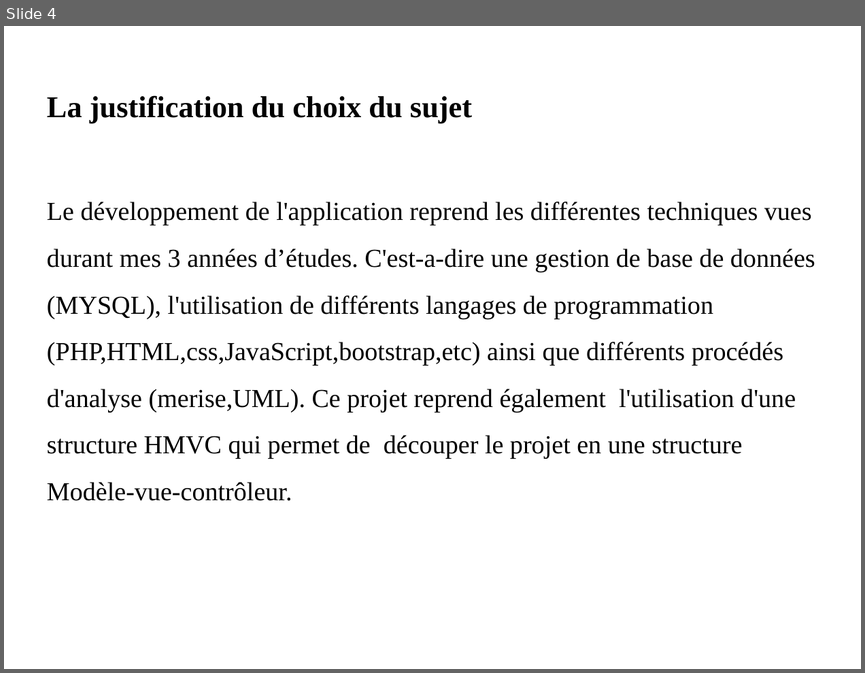
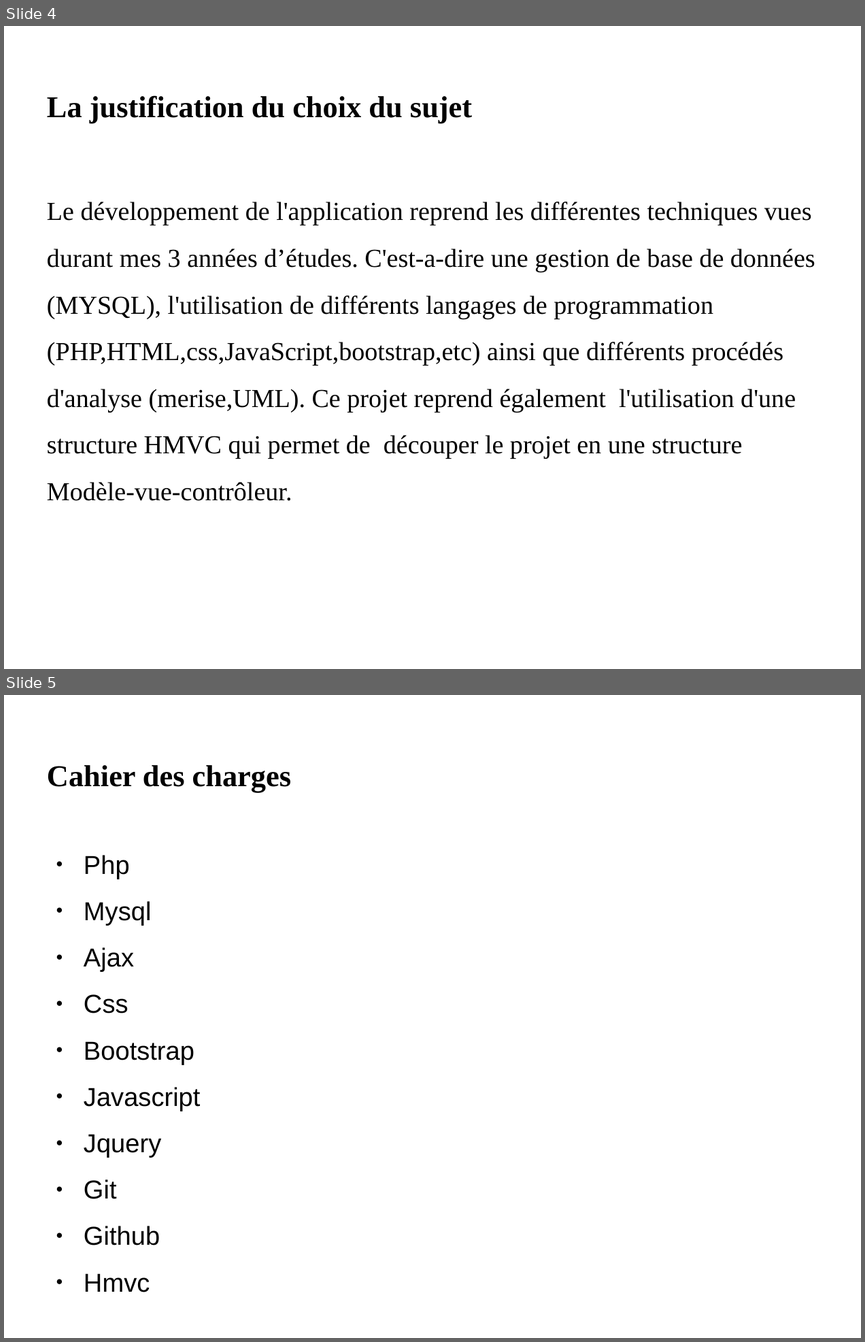
Before and after one commit to Beyensc/Dogs, a slide deck: Docs/tfe.odp. Shown one above the other, each under a label of ours: slide 4 before the commit, slides 4 and 5 after it. The pictures are 865x673 and 865x1342 pixels, drawn with LibreOffice and Linux fonts; fonts in the diff are those of the drawing; background and template pictures are left out. Boxes give left, top, right and bottom in pixels: in the first picture for what was removed or moved away, otherwise in the second. Text is boxed around its words. In the diff, an @@ line names an element or a change of style, - is before the commit and + after.

```diff
--- a/Docs/tfe.odp
+++ b/Docs/tfe.odp
@@ slide 5 added at box(4, 695, 861, 1338), background picture (left out) @@
@@ title added at box(47, 765, 291, 792), 28 pt, text #000000, bold @@
+Cahier des charges
@@ text added at box(84, 855, 201, 1292), 24.1 pt, text #000000 @@
+● Php
+● Mysql
+● Ajax
+● Css
+● Bootstrap
+● Javascript
+● Jquery
+● Git
+● Github
+● Hmvc
```
Also in this commit, not shown: 8 other slides added, 1 slide removed, 17 other files.
